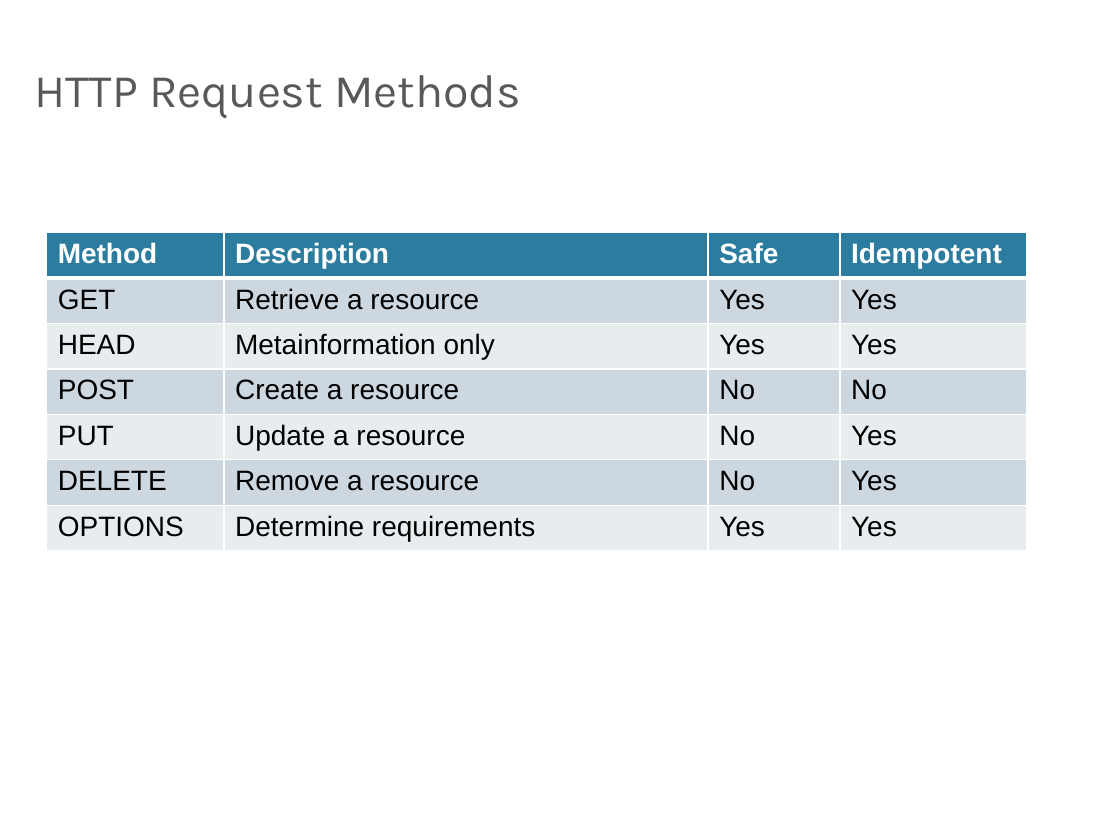
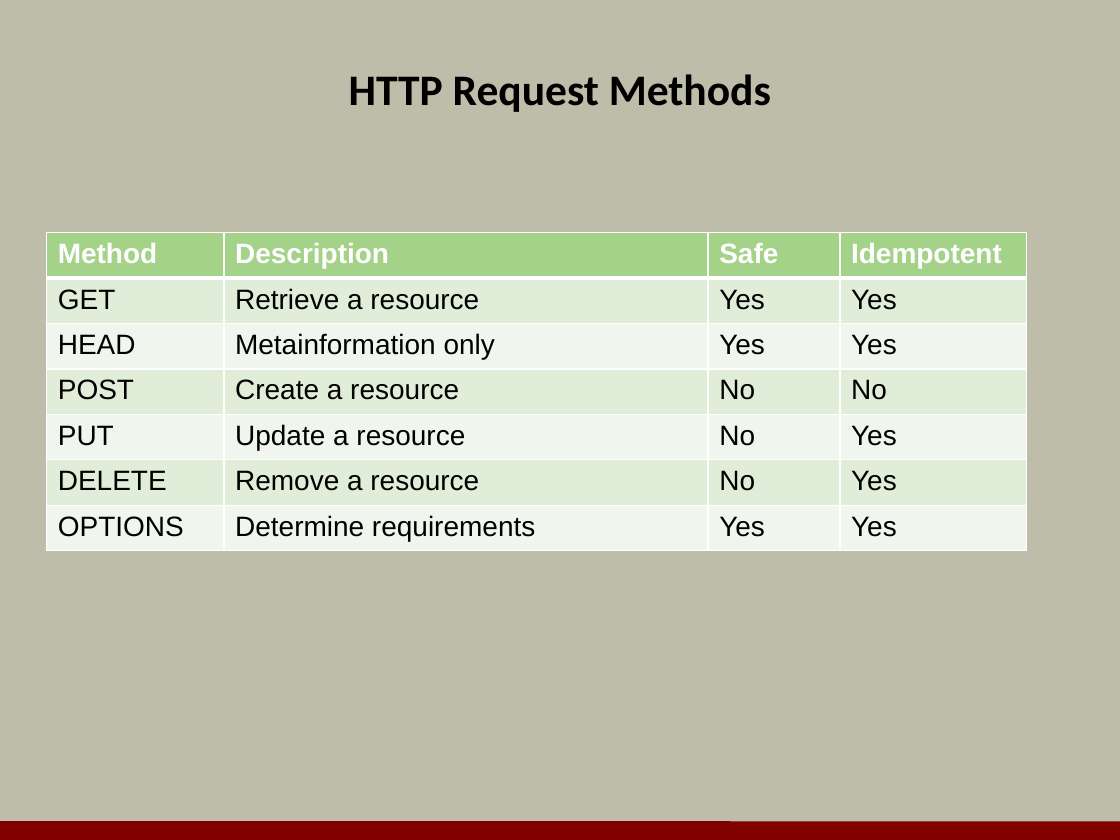
Before and after one commit to OdeToCode/classes, a slide deck: slide 10 of mvc/slides/w1_WebAPI_HTTP.pptx. Drawn at 1120x840 pixels with LibreOffice and Linux fonts; fonts in the diff are those of the drawing; background and template pictures are left out. Boxes give left, top, right and bottom in pixels: in the first picture for what was removed or moved away, otherwise in the second. Text is boxed around its words. In the diff, an @@ line names an element or a change of style, - is before the commit and + after.

```diff
--- a/mvc/slides/w1_WebAPI_HTTP.pptx
+++ b/mvc/slides/w1_WebAPI_HTTP.pptx
@@ background picture (left out) to #BDBDA9 @@
@@ title "HTTP Request Methods" at (x1=349, y1=74, x2=771, y2=112): size 30 to 28 pt, font Karla to Calibri, text colour #595959 to #000000, bold on; alignment left to centre; indent changed @@
@@ table at (x1=47, y1=233, x2=1027, y2=551) @@
@@ fill #2C7C9F to #A4D289 in row 1 @@
@@ fill #CDD7DF to #E0EEDA in 12 cells @@
@@ fill #E8ECF0 to #F0F7ED in 12 cells @@
@@ line added from (0, 830) to (1120, 831), #800000 12 pt @@
```
Also in this commit, not shown: 16 other slides changed, 5 other files.
